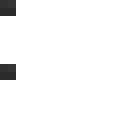
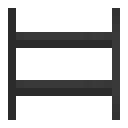
Revision of a layered 128 x 128 image; what changed, layer by layer:
hid "Landing_side" over [0, 0, 16, 80]
showed "Bottom" over [8, 8, 120, 120]
